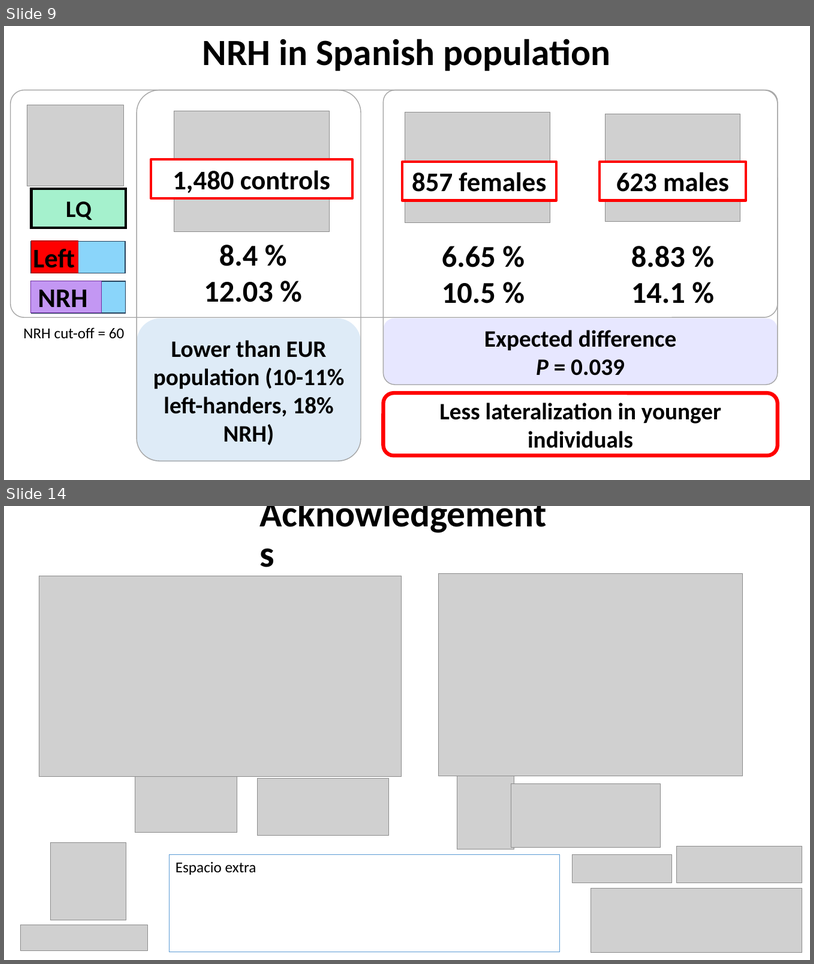
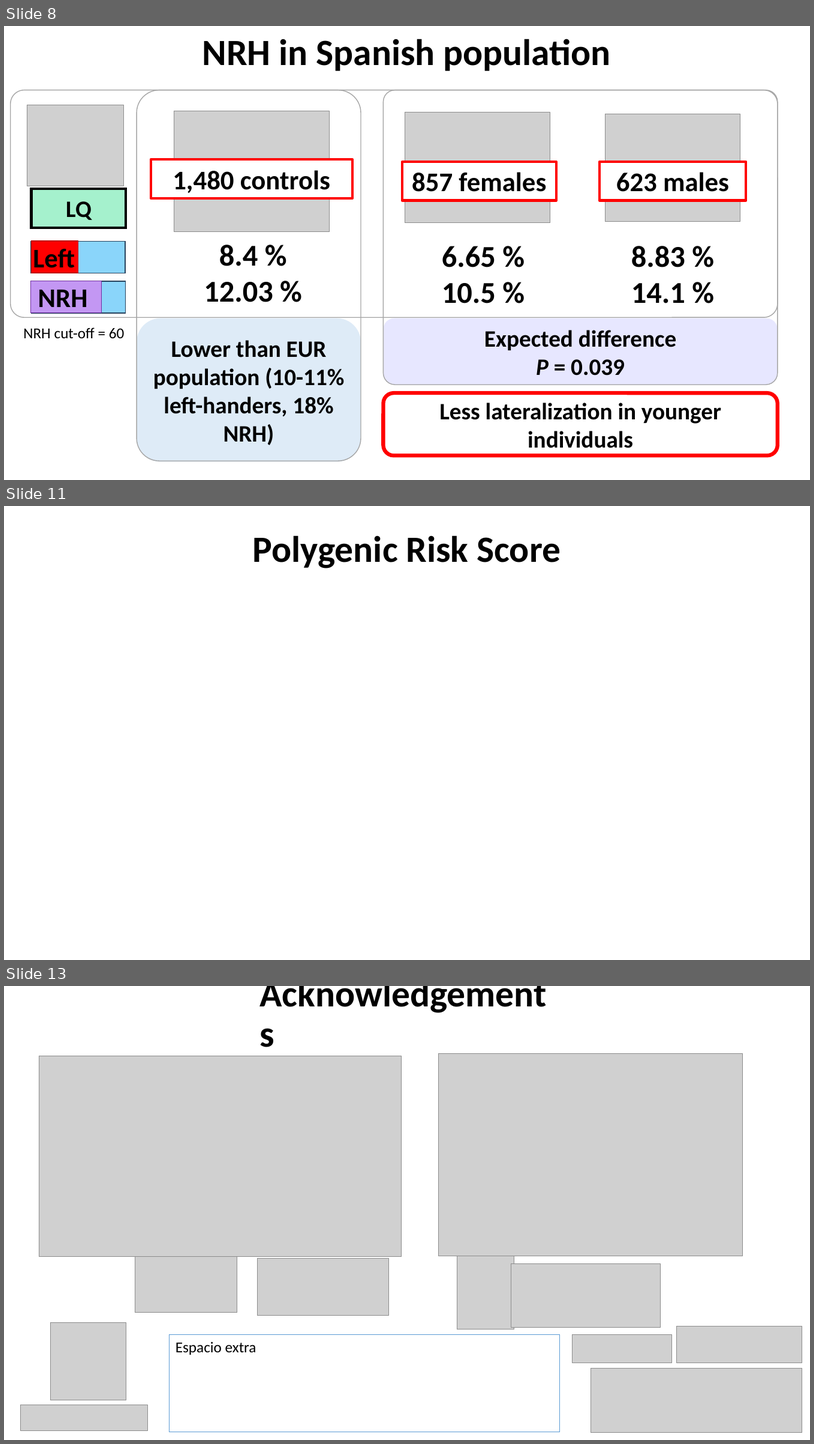
Before and after one commit to igarcia17/EHI_laterality, a slide deck: NorthSeaLateralityCongress_InesGarciaOrtiz.pptx. Shown one above the other, each under a label of ours: slides 9 and 14 before the commit, slides 8, 11 and 13 after it; the slides between them are not shown. The pictures are 814x964 and 814x1444 pixels, drawn with LibreOffice and Linux fonts; fonts in the diff are those of the drawing; grey boxes stand for pictures. Boxes give left, top, right and bottom in pixels: in the first picture for what was removed or moved away, otherwise in the second. Text is boxed around its words. In the diff, an @@ line names an element or a change of style, - is before the commit and + after.

```diff
--- a/NorthSeaLateralityCongress_InesGarciaOrtiz.pptx
+++ b/NorthSeaLateralityCongress_InesGarciaOrtiz.pptx
@@ slide 11 added at box(4, 506, 810, 960), background #FFFFFF @@
@@ title added at box(253, 535, 561, 568), 44 pt, text #000000, bold @@
+Polygenic Risk Score
@@ what was slide 9 is now slide 8 @@
@@ what was slide 14 is now slide 13 @@
```
Also in this commit, not shown: 2 slides changed, 1 other slide added, 3 slides removed, 2 other files.
